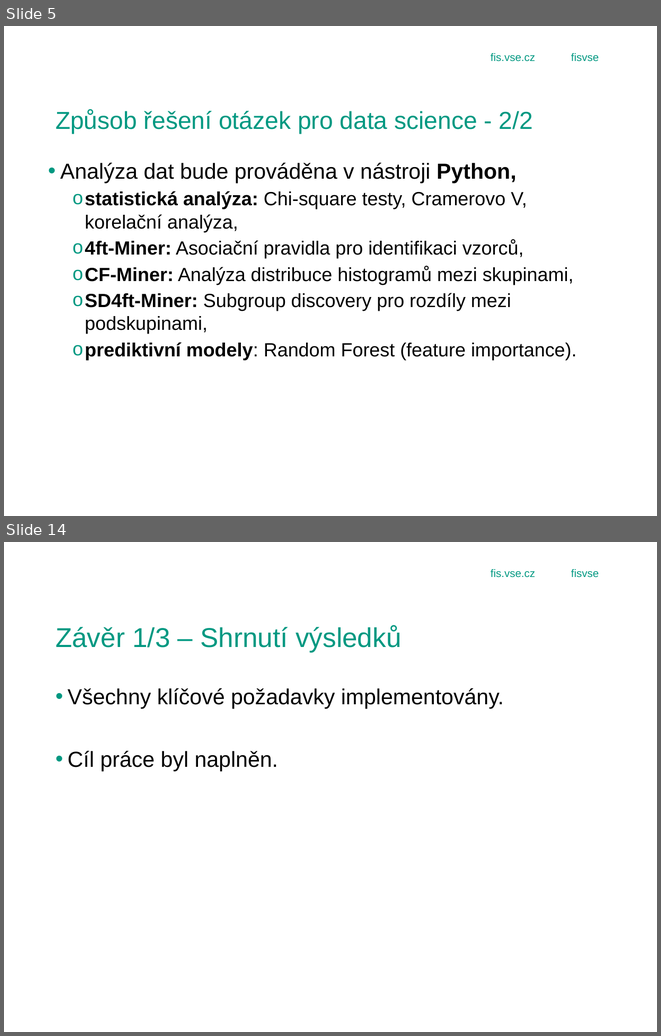
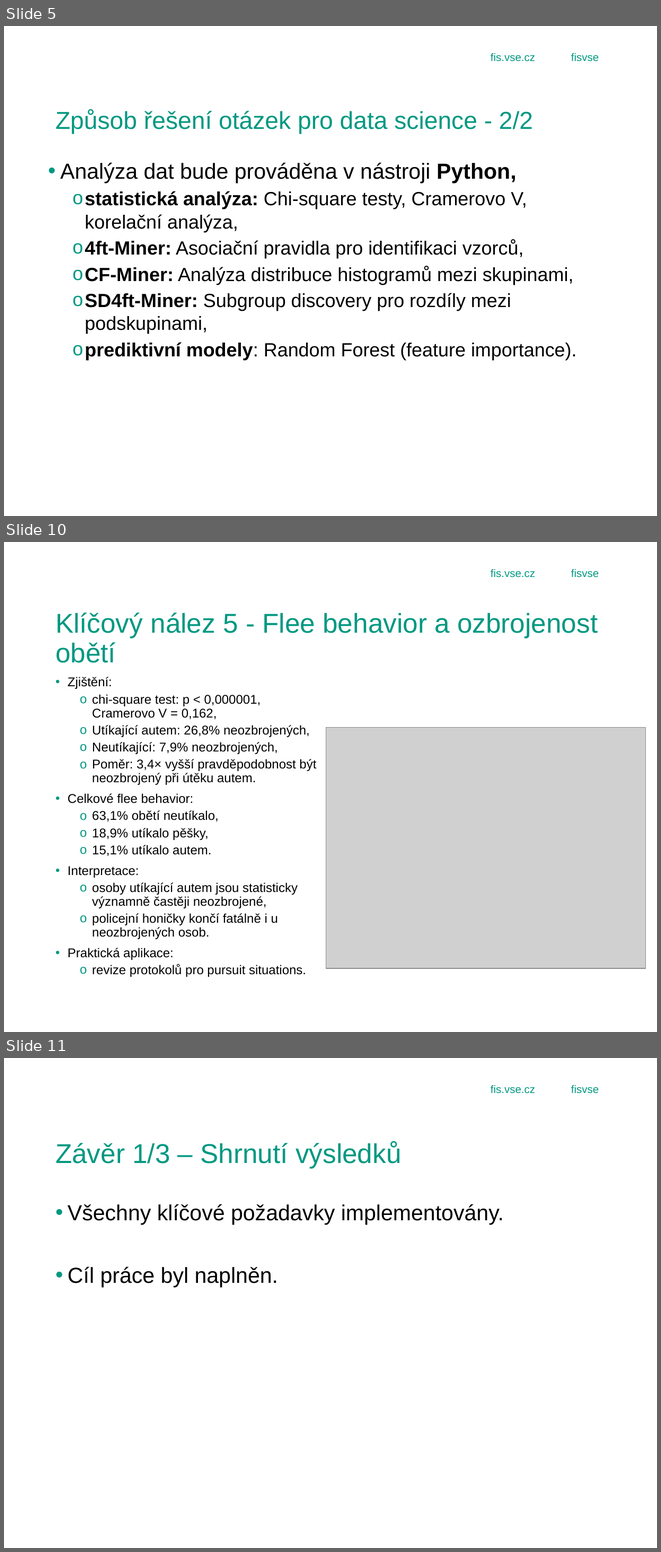
Before and after one commit to Bebicek/4IZ503_gajj02, a slide deck: obhajoba_prezentace.pptx. Shown one above the other, each under a label of ours: slides 5 and 14 before the commit, slides 5, 10 and 11 after it; the slides between them are not shown. The pictures are 661x1036 and 661x1552 pixels, drawn with LibreOffice and Linux fonts; fonts in the diff are those of the drawing; grey boxes stand for pictures; background and template pictures are left out. Boxes give left, top, right and bottom in pixels: in the first picture for what was removed or moved away, otherwise in the second. Text is boxed around its words. In the diff, an @@ line names an element or a change of style, - is before the commit and + after.

```diff
--- a/obhajoba_prezentace.pptx
+++ b/obhajoba_prezentace.pptx
@@ slide 10 added at [4,542,657,1032], background picture (left out); not listed: 3 template elements that a slide beside it also shows @@
@@ title added at [55,612,598,663], 30 pt, text #009881 @@
+Klíčový nález 5 - Flee behavior a ozbrojenost obětí
@@ text added at [68,677,316,977], 14 pt, text #000000 @@
+• Zjištění:
+  o chi-square test: p < 0,000001, Cramerovo V = 0,162,
+  o Utíkající autem: 26,8% neozbrojených,
+  o Neutíkající: 7,9% neozbrojených,
+  o Poměr: 3,4× vyšší pravděpodobnost být neozbrojený při útěku autem.
+• Celkové flee behavior:
+  o 63,1% obětí neutíkalo,
+  o 18,9% utíkalo pěšky,
+  o 15,1% utíkalo autem.
+• Interpretace:
+  o osoby utíkající autem jsou statisticky významně častěji neozbrojené,
+  o policejní honičky končí fatálně i u neozbrojených osob.
+• Praktická aplikace:
+  o revize protokolů pro pursuit situations.
@@ picture added at [326,728,645,968] @@
@@ what was slide 14 is now slide 11 @@
```
Also in this commit, not shown: 7 slides changed, 4 slides removed.
